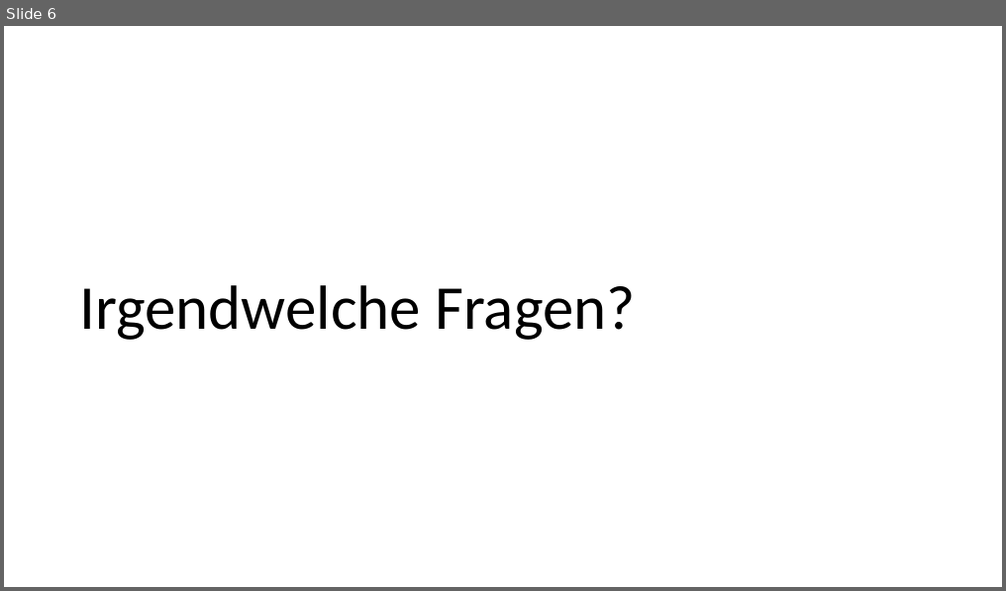
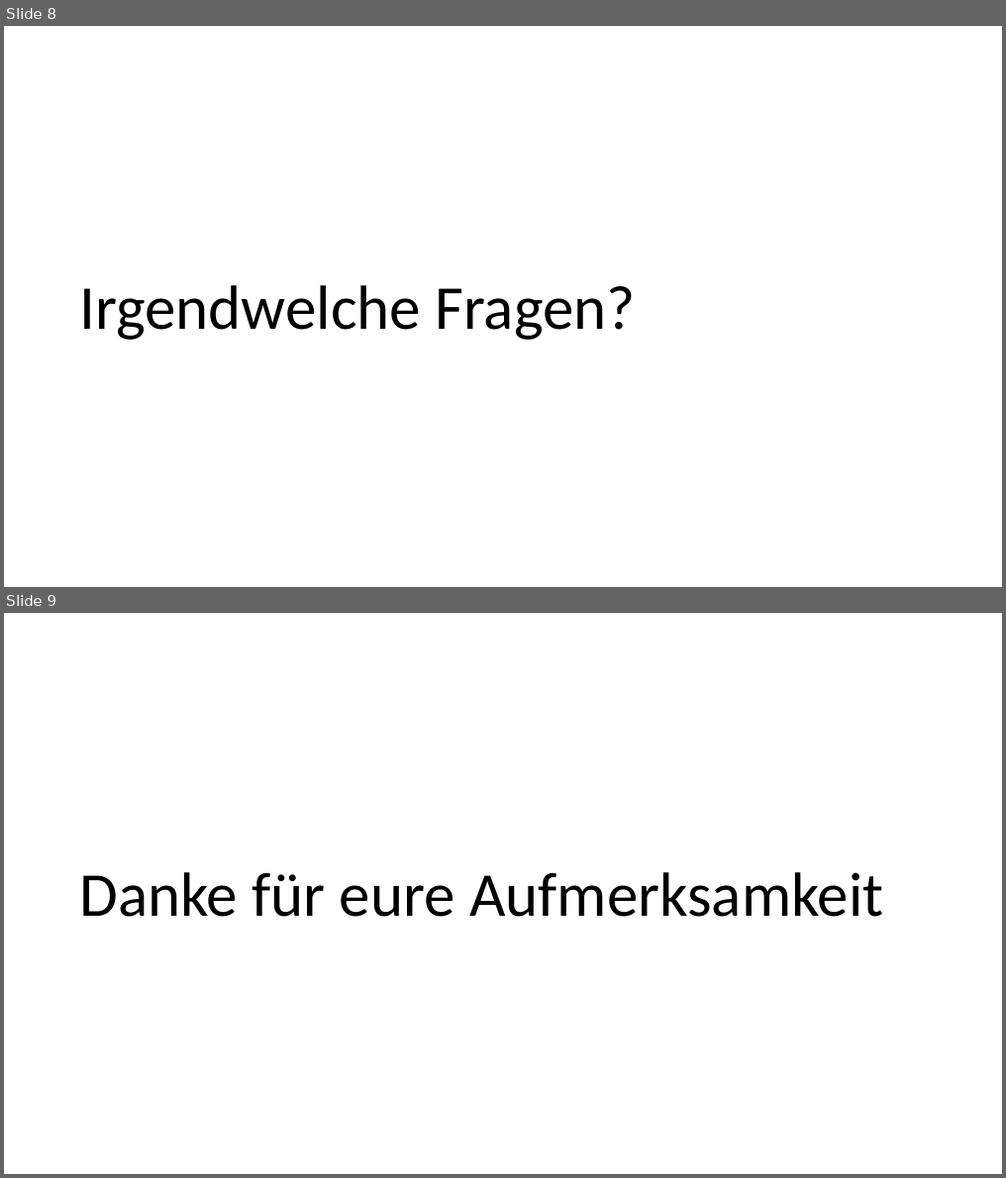
Before and after one commit to ValentinDuerk/Library_DBI_4chif, a slide deck: Library.pptx. Shown one above the other, each under a label of ours: slide 6 before the commit, slides 8 and 9 after it. The pictures are 1006x591 and 1006x1178 pixels, drawn with LibreOffice and Linux fonts; fonts in the diff are those of the drawing. Boxes give left, top, right and bottom in pixels: in the first picture for what was removed or moved away, otherwise in the second. Text is boxed around its words. In the diff, an @@ line names an element or a change of style, - is before the commit and + after.

```diff
--- a/Library.pptx
+++ b/Library.pptx
@@ slide 9 added at <box>4,613,1002,1174</box>, background #FFFFFF @@
@@ title added at <box>79,872,884,917</box>, 60 pt, text #000000 @@
+Danke für eure Aufmerksamkeit
@@ what was slide 6 is now slide 8 @@
```
Also in this commit, not shown: 4 slides changed, 2 other slides added, 1 other file.
